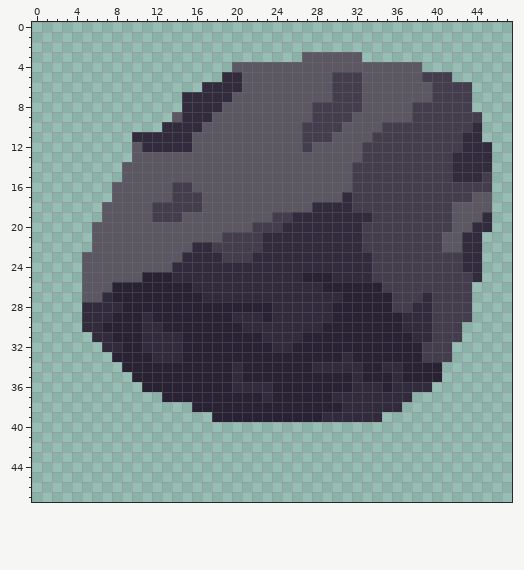
Two states of a pixel-art sprite, Assets/Sprites/Boulder.png. The picture above is the old version.
The file is 48x48 pixels.
Now the later version:
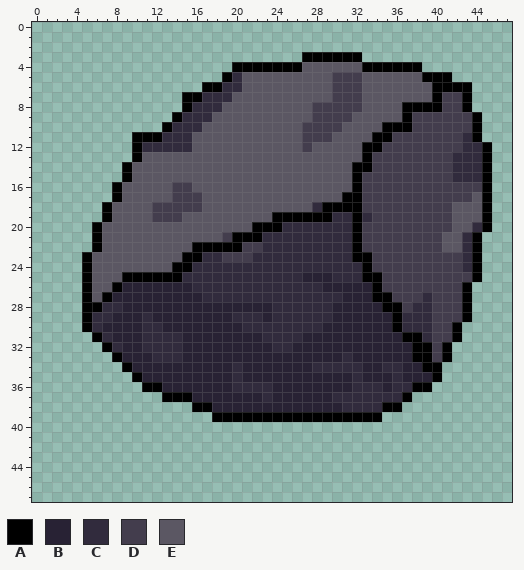
Palette (. is transparent): A #000000  B #282234  C #312b3d  D #433d4d  E #5b5763
Diff:
Colour B becomes colour A in row 25 at x 11 to 13; in row 26 at x 8 and 34; in row 27 at x 34 to 35; in row 28 at x 35; in rows 29 to 30 at x 36; in row 31 at x 37.
Colour B becomes colour A in row 32 at x 38; in row 33 at x 8 and 38; in row 34 at x 9 and 39 to 40; in row 35 at x 10 and 40; in row 36 at x 11 to 12; in row 37 at x 13 to 15.
Colour B becomes colour A in row 38 at x 16 to 17; in row 39 at x 18 to 28.
Colour C becomes colour A in row 5 at x 19; in row 6 at x 17 to 18; in row 7 at x 15 to 16; in row 8 at x 15; in row 10 at x 13 and 44; in row 11 at x 10 to 12 and 44.
Colour C becomes colour A in rows 12 to 14 at x 45; in row 17 at x 31; in row 18 at x 29 to 31; in row 19 at x 26 to 29, 32 and 45; in row 20 at x 32 and 45; in row 21 at x 32 and 44.
Colour C becomes colour A in row 22 at x 16 to 17, 32 and 44; in row 23 at x 15 to 16, 32 to 33 and 44; in row 24 at x 14 to 15, 33 and 44; in row 25 at x 14, 33 and 44; in row 27 at x 7; in row 28 at x 5 to 6.
Colour C becomes colour A in rows 29 to 30 at x 5; in row 31 at x 6 and 38; in row 32 at x 7; in row 36 at x 38 to 39; in row 37 at x 37; in row 38 at x 35 to 36.
Colour C becomes colour A in row 39 at x 29 to 34.
Colour D becomes colour A in row 5 at x 39 to 41; in row 6 at x 40 to 43; in row 7 at x 40 and 43; in row 8 at x 38 to 40 and 43; in row 9 at x 44; in row 10 at x 35 to 37.
Colour D becomes colour A in row 11 at x 34 to 35; in row 12 at x 33 to 34; in row 13 at x 33; in row 14 at x 32 to 33; in rows 15 to 16 at x 32 and 45; in rows 17 to 18 at x 32.
Colour D becomes colour A in row 19 at x 24 to 25; in row 20 at x 22 to 24; in row 21 at x 20 to 22; in row 22 at x 18 to 20; in row 25 at x 34; in rows 26 to 27 at x 43.
Colour D becomes colour A in row 28 at x 36 and 43; in row 29 at x 43; in rows 30 to 31 at x 42; in rows 32 to 33 at x 39 and 41.
Colour E becomes colour A in row 3 at x 27 to 32; in row 4 at x 20 to 26 and 33 to 38; in row 8 at x 37; in row 9 at x 14 and 37; in rows 12 to 13 at x 10; in rows 14 to 15 at x 9.
Colour E becomes colour A in row 16 at x 8; in row 17 at x 8 and 45; in row 18 at x 7 and 45; in row 19 at x 7; in rows 20 to 22 at x 6; in rows 23 to 24 at x 5.
Colour E becomes colour A in row 25 at x 5 and 9 to 10; in rows 26 to 27 at x 5.
Pixel boxes of the changes (left, top, right, bottom) in both pictures:
changed: (82, 52, 492, 422)
